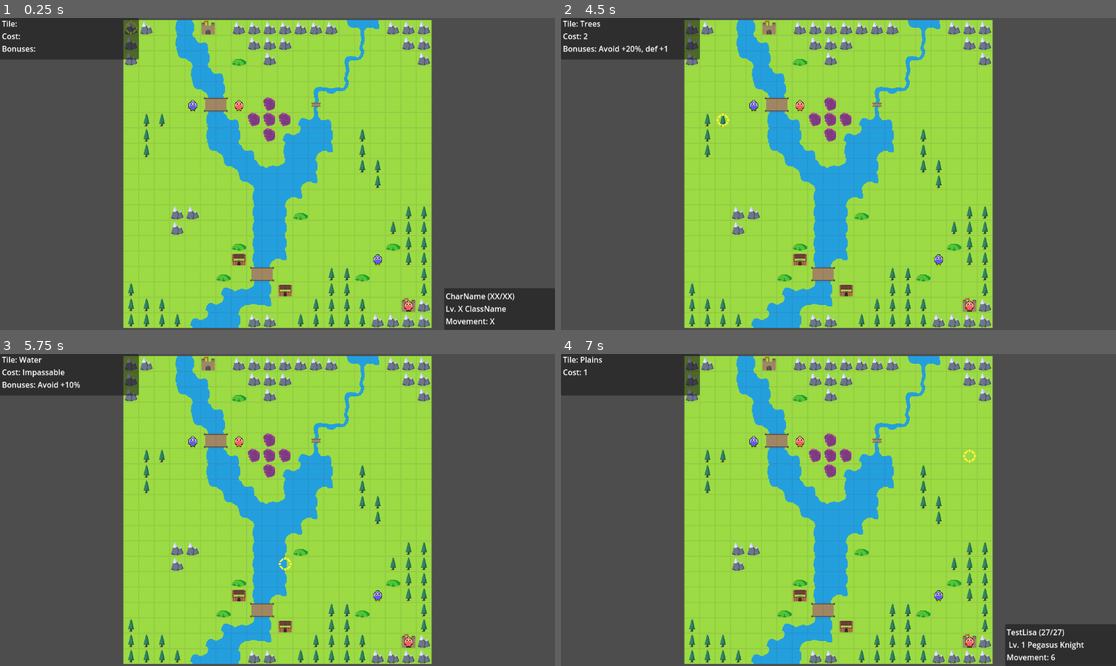
Above: before the commit, frames 1-4 (two rows, left to right).
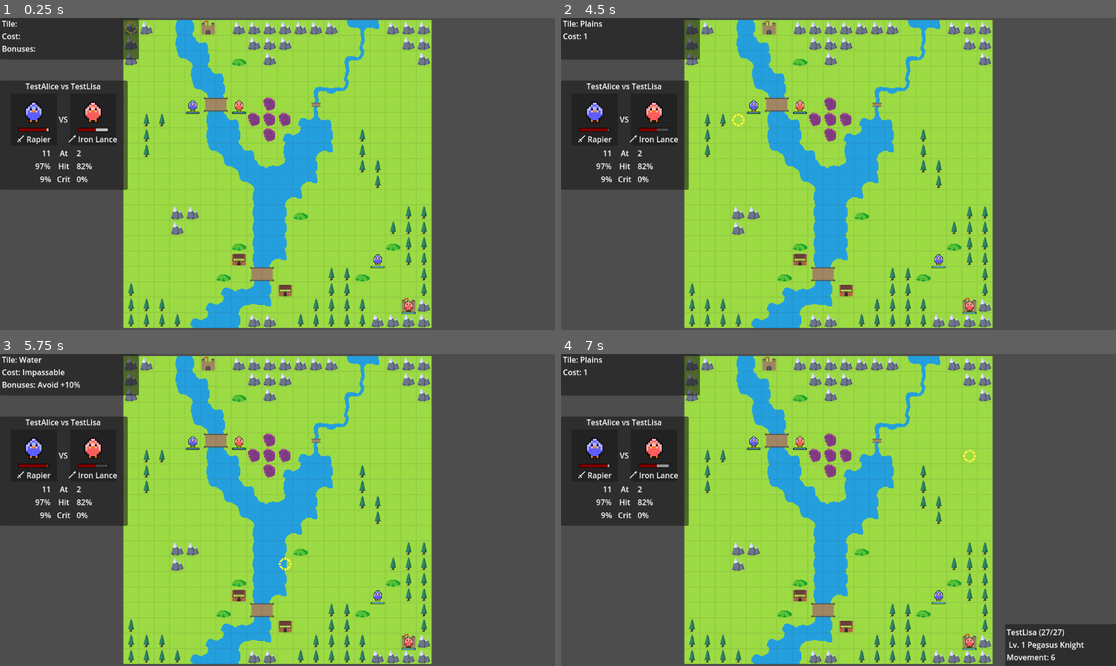
Above: after the commit, the same moments.

Repository: Kibibibit/chickenwarrior
Game: Godot game, scene res://src/scenes/main/main.tscn
The game is run twice, just before and just after one commit, with the same random seed, the same clock (stepped at 60 frames per second) and the same inputs.
Inputs (mouse positions are in pixels of both pictures, inside the frame that each line leads up to):
- Up to frame 1 (0.25 s): no input
- Up to frame 2 (4.5 s): tap Enter (ui_accept) at 0.5, 0.77, 1.25, 1.52, 2, 2.75, 3.02, 3.5, 3.77, 4.25 s; move the mouse to (960, 158) at 0.52 s; hold Right (ui_right) 0.53-1.28 s; click (960, 158) at 0.67 s; move the mouse to (727, 189) at 1.27 s; hold Down (ui_down) 1.28-2.03 s; move the mouse to (894, 105) at 2.02 s; hold Right (ui_right) 2.03-2.78 s; move the mouse to (810, 236) at 2.77 s; hold Up (ui_up) 2.78-3.53 s; click (810, 236) at 2.92 s; move the mouse to (1005, 220) at 3.52 s; hold Left (ui_left) from 3.53 s (still down); move the mouse to (672, 127) at 4.27 s
- Up to frame 3 (5.75 s): tap Enter (ui_accept) at 4.52 s; move the mouse to (305, 510) at 5.02 s; release Left (ui_left) at 5.03 s; hold Down (ui_down) from 5.03 s (still down); click (305, 510) at 5.17 s
- Up to frame 4 (7 s): move the mouse to (755, 432) at 5.77 s; release Down (ui_down) at 5.78 s; hold Right (ui_right) 5.78-6.53 s; tap Enter (ui_accept) at 6.02, 6.77 s; move the mouse to (960, 494) at 6.52 s; hold Up (ui_up) from 6.53 s (still down)

The runs differ from the first frame. In frame 1, 11% of the frame differs, in the area x 0-100%, y 20-100%; in frame 2, 8.3%; in frame 3, 7.9%; in frame 4, 8.0%.

Commit message:
Added battle ui

Diff:
--- a/resources/materials/health_bar_shader/health_bar_shader.gdshader
+++ b/resources/materials/health_bar_shader/health_bar_shader.gdshader
@@ -1,11 +1,16 @@
 shader_type canvas_item;
 
 
-uniform int health = 10;
-uniform int max_health = 10;
+uniform float health = 0.0;
+uniform float lost_health = 0.0;
+uniform int width = 32;
+uniform int height = 4;
+uniform float delta = 0.0;
 
 uniform vec3 no_health_color: source_color = vec3(1.0,0.0,0.0);
 uniform vec3 full_health_color: source_color = vec3(0.0,0.5,1.0);
+
+
 
 float lerp(float a, float b, float t) {
 	return (1.0-t) * a + (t*b);
@@ -16,12 +21,17 @@
 }
 
 void fragment() {
-	float health_value = float(health)/float(max_health);
 
-	if (UV.x > health_value) {
+	float px = 1.0/float(width);
+	float py = 1.0/float(height);
+
+	if (UV.x < px || UV.x > 1.0-px || UV.y < py || UV.y > 1.0-py) {
 		COLOR.rgb = vec3(0.0);
+	} else if (UV.x > health+lost_health) {
+		COLOR.rgb = vec3(0.0);
+	} else if (UV.x > health-lost_health && UV.x < health) {
+		COLOR.rgb = lerp_v(vec3(0.0), vec3(1.0), delta);
 	} else {
-		COLOR.rgb = lerp_v(no_health_color, full_health_color, health_value);
+		COLOR.rgb = lerp_v(no_health_color, full_health_color, health);
 	}
-
 }
--- a/resources/materials/health_bar_shader/health_bar_shader.tres
+++ b/resources/materials/health_bar_shader/health_bar_shader.tres
@@ -4,7 +4,10 @@
 
 [resource]
 shader = ExtResource("1_xfr71")
-shader_parameter/health = 10
-shader_parameter/max_health = 10
+shader_parameter/health = 0.0
+shader_parameter/lost_health = 0.0
+shader_parameter/width = 32
+shader_parameter/height = 4
+shader_parameter/delta = 0.0
 shader_parameter/no_health_color = Color(1, 0, 0, 1)
-shader_parameter/full_health_color = Color(0, 0.5, 1, 1)
+shader_parameter/full_health_color = Color(0.478431, 0.921569, 1, 1)
--- a/src/prefabs/battle_prefabs/unit/unit.gd
+++ b/src/prefabs/battle_prefabs/unit/unit.gd
@@ -28,10 +28,12 @@
 
 signal move_finished
 
+@onready var h_bar: ColorRect = $ColorRect
+
 @export var character: Character: set = _set_character
 @export_enum("Player", "Enemy", "Ally") var team: int: set = _set_team
 @export var tile: Vector2i: set = _set_tile
-@export var hp: int = 0
+@export var hp: int = 0: set = _set_hp
 var moved: bool = false : set = _set_moved
 var current_tile_type: StringName = TileTypes.VOID
 
@@ -47,6 +49,12 @@
 	if (Engine.is_editor_hint()):
 		position = tile*Map.TILE_SIZE
 
+func _set_hp(p_hp: int) -> void:
+	hp = p_hp
+	if (h_bar != null):
+		h_bar.material.set_shader_parameter("health", p_hp)
+
+
 func _set_team(p_team: int) -> void:
 	team = p_team
 	material.set_shader_parameter("player", p_team)
@@ -59,7 +67,8 @@
 	material = preload("res://resources/materials/unit_shader/unit_shader_material.tres").duplicate()
 	material.set_shader_parameter("player", team)
 	hp = character.get_max_hp()
-
+	h_bar.material = h_bar.material.duplicate()
+	h_bar.material.set_shader_parameter("health", float(hp)/float(get_max_hp()))
 
 func highlight() -> void:
 	play("highlight")
--- a/src/prefabs/battle_prefabs/unit/unit.tscn
+++ b/src/prefabs/battle_prefabs/unit/unit.tscn
@@ -1,8 +1,9 @@
-[gd_scene load_steps=5 format=3 uid="uid://o0io22x7hv0"]
+[gd_scene load_steps=6 format=3 uid="uid://o0io22x7hv0"]
 
 [ext_resource type="Shader" path="res://resources/materials/unit_shader/unit_shader.gdshader" id="1_qml7y"]
 [ext_resource type="SpriteFrames" uid="uid://gvsnhenop7j7" path="res://resources/sprite_frames/chicken_map.tres" id="2_2h1k5"]
 [ext_resource type="Script" path="res://src/prefabs/battle_prefabs/unit/unit.gd" id="2_2len0"]
+[ext_resource type="Material" uid="uid://cq8fjar5v43ta" path="res://resources/materials/health_bar_shader/health_bar_shader.tres" id="4_7gvrn"]
 
 [sub_resource type="ShaderMaterial" id="ShaderMaterial_dh1ip"]
 shader = ExtResource("1_qml7y")
@@ -16,3 +17,10 @@
 sprite_frames = ExtResource("2_2h1k5")
 centered = false
 script = ExtResource("2_2len0")
+
+[node name="ColorRect" type="ColorRect" parent="."]
+material = ExtResource("4_7gvrn")
+offset_left = 2.0
+offset_top = 31.0
+offset_right = 30.0
+offset_bottom = 35.0
--- /dev/null
+++ b/src/prefabs/ui/battle_ui/attack_panel/attack_panel.gd
@@ -0,0 +1,25 @@
+extends Panel
+class_name AttackPanel
+
+@onready var title: Label = $MainVBox/AttackTitleLabel
+@onready var player_unit_display: UnitDisplay = $MainVBox/HBoxContainer/PlayerUnitDisplay
+@onready var enemy_unit_display: UnitDisplay = $MainVBox/HBoxContainer/EnemyUnitDisplay
+@onready var stats_panel: AttackStatsPanel = $MainVBox/AttackStatsPanel
+
+
+func show_attack(player_unit: Unit, enemy_unit: Unit) -> void:
+
+	stats_panel.show_units(player_unit, enemy_unit)
+	var enemy_lost_health: int = player_unit.get_predicted_damage(enemy_unit)
+	var player_lost_health: int = enemy_unit.get_predicted_damage(player_unit)
+	player_unit_display.show_unit(player_unit, player_lost_health)
+	enemy_unit_display.show_unit(enemy_unit, enemy_lost_health)
+
+	title.text = "%s vs %s" % [player_unit.character.name, enemy_unit.character.name]
+	visible = true
+
+func hide_attack() -> void:
+	player_unit_display.hide_unit()
+	enemy_unit_display.hide_unit()
+	stats_panel.hide_units()
+	visible = false
--- /dev/null
+++ b/src/prefabs/ui/battle_ui/attack_panel/attack_panel.tscn
@@ -0,0 +1,45 @@
+[gd_scene load_steps=4 format=3 uid="uid://dvt7ajicqcdhb"]
+
+[ext_resource type="Script" path="res://src/prefabs/ui/battle_ui/attack_panel/attack_panel.gd" id="1_4dj5o"]
+[ext_resource type="PackedScene" uid="uid://dc7eb13t7v0ra" path="res://src/prefabs/ui/battle_ui/attack_panel/unit_display.tscn" id="1_ep4br"]
+[ext_resource type="PackedScene" uid="uid://f187x22hv7ct" path="res://src/prefabs/ui/battle_ui/attack_panel/attack_stats_panel.tscn" id="2_gcpbr"]
+
+[node name="AttackPanel" type="Panel"]
+anchors_preset = -1
+anchor_top = 0.2
+anchor_right = 0.23
+anchor_bottom = 0.55
+grow_horizontal = 2
+grow_vertical = 2
+script = ExtResource("1_4dj5o")
+
+[node name="MainVBox" type="VBoxContainer" parent="."]
+layout_mode = 1
+anchors_preset = 15
+anchor_right = 1.0
+anchor_bottom = 1.0
+grow_horizontal = 2
+grow_vertical = 2
+
+[node name="AttackTitleLabel" type="Label" parent="MainVBox"]
+layout_mode = 2
+text = "Character vs Character"
+horizontal_alignment = 1
+
+[node name="HBoxContainer" type="HBoxContainer" parent="MainVBox"]
+texture_filter = 1
+layout_mode = 2
+alignment = 1
+
+[node name="PlayerUnitDisplay" parent="MainVBox/HBoxContainer" instance=ExtResource("1_ep4br")]
+layout_mode = 2
+
+[node name="VsLabel" type="Label" parent="MainVBox/HBoxContainer"]
+layout_mode = 2
+text = "VS"
+
+[node name="EnemyUnitDisplay" parent="MainVBox/HBoxContainer" instance=ExtResource("1_ep4br")]
+layout_mode = 2
+
+[node name="AttackStatsPanel" parent="MainVBox" instance=ExtResource("2_gcpbr")]
+layout_mode = 2
--- /dev/null
+++ b/src/prefabs/ui/battle_ui/attack_panel/attack_stats_panel.gd
@@ -0,0 +1,43 @@
+extends Panel
+class_name AttackStatsPanel
+
+
+
+@onready var player_attack_label: Label = $MainHBox/MainGrid/PlayerAttack
+@onready var enemy_attack_label: Label = $MainHBox/MainGrid/EnemyAttack
+@onready var player_hit_label: Label = $MainHBox/MainGrid/PlayerHit
+@onready var enemy_hit_label: Label = $MainHBox/MainGrid/EnemyHit
+@onready var player_crit_label: Label = $MainHBox/MainGrid/PlayerCrit
+@onready var enemy_crit_label: Label = $MainHBox/MainGrid/EnemyCrit
+
+
+
+func show_units(player_unit: Unit, enemy_unit: Unit) -> void:
+
+	var player_damage: int = player_unit.get_damage_per_attack(enemy_unit)
+	var enemy_damage: int = enemy_unit.get_damage_per_attack(player_unit)
+	var player_count: int = player_unit.get_attack_count(enemy_unit)
+	var enemy_count: int = enemy_unit.get_attack_count(player_unit)
+	var player_hit: int = player_unit.get_hit_chance(enemy_unit)
+	var enemy_hit: int = enemy_unit.get_hit_chance(player_unit)
+	var player_crit: int = player_unit.get_crit_chance(enemy_unit)
+	var enemy_crit: int = enemy_unit.get_crit_chance(player_unit)
+
+	player_attack_label.text = "%s" % player_damage
+	if (player_count > 1):
+		player_attack_label.text = "%s x%s" % [player_attack_label.text, player_count]
+
+	enemy_attack_label.text = "%s" % enemy_damage
+	if (enemy_count > 1):
+		enemy_attack_label.text = "%s x%s" % [enemy_attack_label.text, enemy_count]
+
+	player_crit_label.text = "%s%%" % player_crit
+	enemy_crit_label.text = "%s%%" % enemy_crit
+
+	player_hit_label.text = "%s%%" % player_hit
+	enemy_hit_label.text = "%s%%" % enemy_hit
+
+	visible = true
+
+func hide_units() -> void:
+	visible = false
--- /dev/null
+++ b/src/prefabs/ui/battle_ui/attack_panel/attack_stats_panel.tscn
@@ -0,0 +1,70 @@
+[gd_scene load_steps=2 format=3 uid="uid://f187x22hv7ct"]
+
+[ext_resource type="Script" path="res://src/prefabs/ui/battle_ui/attack_panel/attack_stats_panel.gd" id="1_njstl"]
+
+[node name="AttackStatsPanel" type="Panel"]
+anchors_preset = 8
+anchor_left = 0.5
+anchor_top = 0.5
+anchor_right = 0.5
+anchor_bottom = 0.5
+grow_horizontal = 2
+grow_vertical = 2
+script = ExtResource("1_njstl")
+
+[node name="MainHBox" type="HBoxContainer" parent="."]
+layout_mode = 1
+anchors_preset = 5
+anchor_left = 0.5
+anchor_right = 0.5
+offset_left = -69.5
+offset_right = 69.5
+offset_bottom = 86.0
+grow_horizontal = 2
+alignment = 1
+
+[node name="MainGrid" type="GridContainer" parent="MainHBox"]
+layout_mode = 2
+columns = 3
+
+[node name="PlayerAttack" type="Label" parent="MainHBox/MainGrid"]
+layout_mode = 2
+text = "XX x2"
+horizontal_alignment = 2
+
+[node name="AttackLabel" type="Label" parent="MainHBox/MainGrid"]
+layout_mode = 2
+text = "At"
+horizontal_alignment = 1
+
+[node name="EnemyAttack" type="Label" parent="MainHBox/MainGrid"]
+layout_mode = 2
+text = "XX x2"
+
+[node name="PlayerHit" type="Label" parent="MainHBox/MainGrid"]
+layout_mode = 2
+text = "XX%"
+horizontal_alignment = 2
+
+[node name="HitLabel" type="Label" parent="MainHBox/MainGrid"]
+layout_mode = 2
+text = "Hit"
+horizontal_alignment = 1
+
+[node name="EnemyHit" type="Label" parent="MainHBox/MainGrid"]
+layout_mode = 2
+text = "XX%"
+
+[node name="PlayerCrit" type="Label" parent="MainHBox/MainGrid"]
+layout_mode = 2
+text = "XX%"
+horizontal_alignment = 2
+
+[node name="CritLabel" type="Label" parent="MainHBox/MainGrid"]
+layout_mode = 2
+text = "  Crit  "
+horizontal_alignment = 1
+
+[node name="EnemyCrit" type="Label" parent="MainHBox/MainGrid"]
+layout_mode = 2
+text = "XX%"
--- /dev/null
+++ b/src/prefabs/ui/battle_ui/attack_panel/unit_display.gd
@@ -0,0 +1,48 @@
+extends Panel
+class_name UnitDisplay
+
+
+@onready
+var unit_shader: ShaderMaterial = preload("res://resources/materials/unit_shader/unit_shader_material.tres").duplicate()
+@onready
+var unit_sprite: AnimatedSprite2D = $MainVBox/HBoxContainer2/AspectRatioContainer/UnitSprite
+@onready
+var health_bar: ColorRect = $MainVBox/HealthBar
+@onready
+var weapon_icon: TextureRect = $MainVBox/HBoxContainer/WeaponIcon
+@onready
+var weapon_name: Label = $MainVBox/HBoxContainer/WeaponLabel
+
+var _d: float = 0.0
+
+
+func _ready():
+	unit_sprite.material = unit_shader
+	health_bar.material = health_bar.material.duplicate()
+	health_bar.material.set_shader_parameter("width", health_bar.custom_minimum_size.x)
+	health_bar.material.set_shader_parameter("height", health_bar.custom_minimum_size.y)
+	health_bar.material.set_shader_parameter("no_health_color", Color.WEB_MAROON)
+	health_bar.material.set_shader_parameter("full_health_color", Color.WEB_MAROON)
+
+
+func show_unit(unit: Unit, lost_health: int) -> void:
+	unit_sprite.material.set_shader_parameter('player', unit.team)
+	health_bar.material.set_shader_parameter("health", float(unit.hp) / float(unit.get_max_hp()))
+	health_bar.material.set_shader_parameter("lost_health", float(lost_health)/ float(unit.get_max_hp()))
+	var weapon: Weapon = unit.get_equipped_weapon()
+	if (weapon != null):
+		weapon_icon.visible = true
+		weapon_icon.texture = weapon.icon
+		weapon_name.text = weapon.name
+	else:
+		weapon_icon.visible = false
+		weapon_name.text = "Unarmed"
+	visible = true
+
+func _process(delta):
+	_d = wrapf(_d+(delta*4.0), 0.0, 2*PI)
+	health_bar.material.set_shader_parameter("delta", (0.3*sin(_d)) + 0.5)
+
+
+func hide_unit() -> void:
+	visible = false
--- /dev/null
+++ b/src/prefabs/ui/battle_ui/attack_panel/unit_display.tscn
@@ -0,0 +1,60 @@
+[gd_scene load_steps=5 format=3 uid="uid://dc7eb13t7v0ra"]
+
+[ext_resource type="Script" path="res://src/prefabs/ui/battle_ui/attack_panel/unit_display.gd" id="1_m3xqc"]
+[ext_resource type="SpriteFrames" uid="uid://gvsnhenop7j7" path="res://resources/sprite_frames/chicken_map.tres" id="1_p5qt1"]
+[ext_resource type="Material" uid="uid://cq8fjar5v43ta" path="res://resources/materials/health_bar_shader/health_bar_shader.tres" id="3_1me4v"]
+[ext_resource type="Texture2D" uid="uid://bk87y5ogqdh7d" path="res://assets/icons/weapon.png" id="3_l47ru"]
+
+[node name="UnitDisplay" type="Panel"]
+texture_filter = 1
+custom_minimum_size = Vector2(96, 108)
+script = ExtResource("1_m3xqc")
+
+[node name="MainVBox" type="VBoxContainer" parent="."]
+layout_mode = 1
+anchors_preset = 8
+anchor_left = 0.5
+anchor_top = 0.5
+anchor_right = 0.5
+anchor_bottom = 0.5
+offset_left = -32.0
+offset_top = -51.0
+offset_right = 32.0
+offset_bottom = 51.0
+grow_horizontal = 2
+grow_vertical = 2
+alignment = 1
+
+[node name="HBoxContainer2" type="HBoxContainer" parent="MainVBox"]
+layout_mode = 2
+alignment = 1
+
+[node name="AspectRatioContainer" type="AspectRatioContainer" parent="MainVBox/HBoxContainer2"]
+clip_contents = true
+custom_minimum_size = Vector2(64, 64)
+layout_mode = 2
+
+[node name="UnitSprite" type="AnimatedSprite2D" parent="MainVBox/HBoxContainer2/AspectRatioContainer"]
+scale = Vector2(2, 2)
+sprite_frames = ExtResource("1_p5qt1")
+centered = false
+
+[node name="HealthBar" type="ColorRect" parent="MainVBox"]
+material = ExtResource("3_1me4v")
+custom_minimum_size = Vector2(64, 8)
+layout_mode = 2
+size_flags_horizontal = 4
+
+[node name="HBoxContainer" type="HBoxContainer" parent="MainVBox"]
+layout_mode = 2
+
+[node name="WeaponIcon" type="TextureRect" parent="MainVBox/HBoxContainer"]
+custom_minimum_size = Vector2(16, 16)
+layout_mode = 2
+size_flags_vertical = 4
+texture = ExtResource("3_l47ru")
+stretch_mode = 2
+
+[node name="WeaponLabel" type="Label" parent="MainVBox/HBoxContainer"]
+layout_mode = 2
+text = "Weapon"
--- a/src/prefabs/ui/battle_ui/battle_ui.gd
+++ b/src/prefabs/ui/battle_ui/battle_ui.gd
@@ -14,11 +14,15 @@
 var unit_panel: Panel = $CanvasLayer/InfoTiles/UnitPanel
 @onready
 var unit_label: Label = $CanvasLayer/InfoTiles/UnitPanel/UnitLabel
+@onready
+var attack_panel: AttackPanel = $CanvasLayer/InfoTiles/AttackPanel
 
 @onready
 var action_list: ActionList = $CanvasLayer/ActionList
 
-
+func _ready():
+	unit_panel.visible = false
+	attack_panel.visible = false
 
 func show_action_list(valid_actions: Array[int]) -> int:
 	return await action_list.show_actions(valid_actions)
@@ -36,6 +40,8 @@
 	return weapon
 
 
+func show_attack_panel(player_unit: Unit, enemy_unit: Unit) -> void:
+	attack_panel.show_attack(player_unit, enemy_unit)
 
 func set_tile_type(tile_type: StringName) -> void:
 	if (tile_type == TileTypes.VOID):
--- a/src/prefabs/ui/battle_ui/battle_ui.tscn
+++ b/src/prefabs/ui/battle_ui/battle_ui.tscn
@@ -1,6 +1,7 @@
-[gd_scene load_steps=3 format=3 uid="uid://l8gbi6aspvji"]
+[gd_scene load_steps=4 format=3 uid="uid://l8gbi6aspvji"]
 
 [ext_resource type="Script" path="res://src/prefabs/ui/battle_ui/battle_ui.gd" id="1_kgwju"]
+[ext_resource type="PackedScene" uid="uid://dvt7ajicqcdhb" path="res://src/prefabs/ui/battle_ui/attack_panel/attack_panel.tscn" id="2_iuayf"]
 [ext_resource type="PackedScene" uid="uid://bhmvrl21fsmos" path="res://src/prefabs/ui/battle_ui/action_list/action_list.tscn" id="2_yiimy"]
 
 [node name="BattleUI" type="Control"]
@@ -61,6 +62,11 @@
 Lv. X ClassName
 Movement: X"
 
+[node name="AttackPanel" parent="CanvasLayer/InfoTiles" instance=ExtResource("2_iuayf")]
+layout_mode = 1
+grow_horizontal = 1
+grow_vertical = 1
+
 [node name="ActionList" parent="CanvasLayer" instance=ExtResource("2_yiimy")]
 anchors_preset = -1
 anchor_left = 0.9
--- a/src/scenes/battle_scene/battle_scene.gd
+++ b/src/scenes/battle_scene/battle_scene.gd
@@ -51,10 +51,20 @@
 	tile_highlight.map = map
 	arrows.map = map
 
+
+	var player_unit: Unit
+	var enemy_unit: Unit
+
 	for unit in map.get_units():
 		units[unit.get_instance_id()] = unit
 		unit_positions[unit.tile] = unit.get_instance_id()
 		unit.current_tile_type = map.get_tile_type(unit.tile)
+		if (unit.team == Teams.PLAYER):
+			player_unit = unit
+		if (unit.team == Teams.ENEMY):
+			enemy_unit = unit
+
+	ui.show_attack_panel(player_unit, enemy_unit)
 
 
 func _unit_at(tile: Vector2i) -> Unit:
--- a/src/scenes/main/main.gd
+++ b/src/scenes/main/main.gd
@@ -2,8 +2,6 @@
 
 var battle_scene_resource: PackedScene = preload("res://src/scenes/battle_scene/battle_scene.tscn")
 var test_map_resource: PackedScene = preload("res://src/prefabs/maps/test_map/test_map.tscn")
-var iron_sword: Weapon = preload("res://resources/items/weapons/iron_sword.tres")
-
 
 func _ready() -> void:
 	var battle_scene: BattleScene = battle_scene_resource.instantiate()
